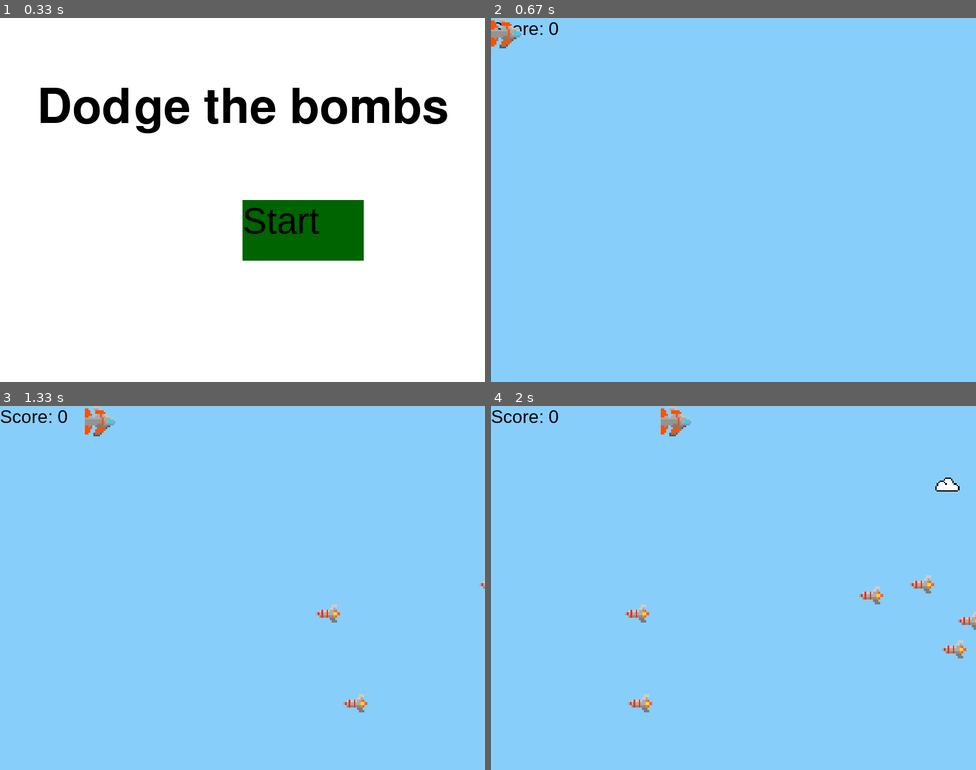
Above: before the commit, frames 1-4 (two rows, left to right).
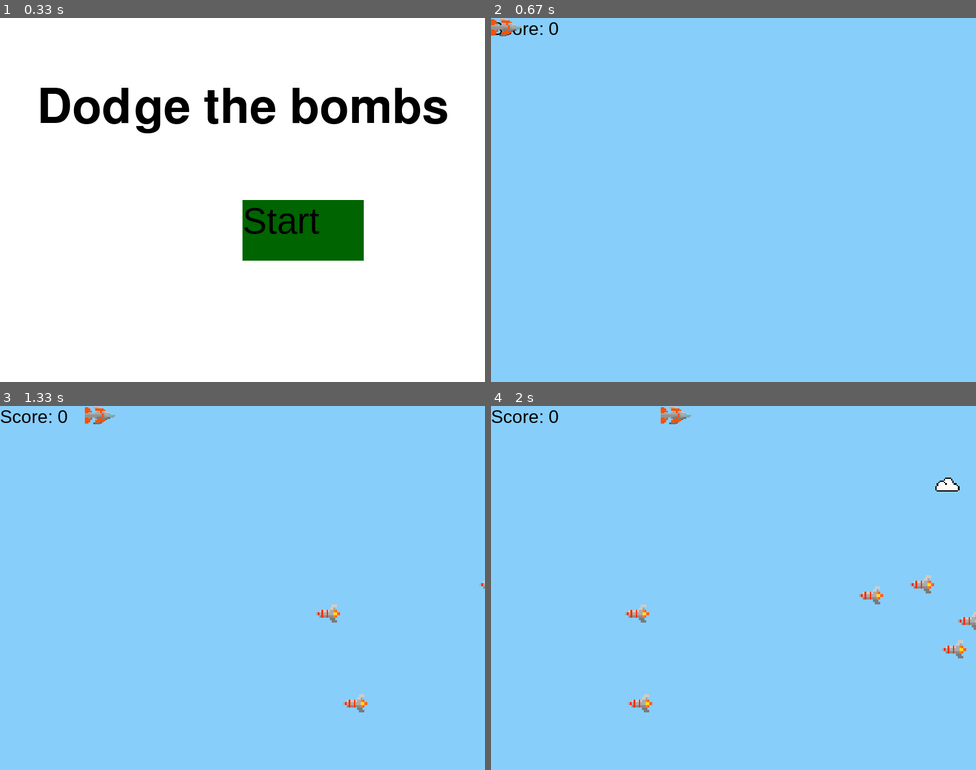
Above: after the commit, the same moments.

Repository: rhettredd/bombPygame
Game: pygame game, started from main.py
Same seed, same stepped clock (60 frames per second), same inputs: the game is played once before the commit and once after it.
Inputs (mouse positions are in pixels of both pictures, inside the frame that each line leads up to):
- Up to frame 1 (0.33 s): no input
- Up to frame 2 (0.67 s): tap Enter at 0.33 s
- Up to frame 3 (1.33 s): hold Right 0.67-1.13 s; move the mouse to (291, 613) at 0.7 s; hold Up from 1.17 s (still down)
- Up to frame 4 (2 s): release Up at 1.47 s; hold Right 1.5-1.97 s

Frame 1 is identical in both runs. In frame 2, 0.3% of the frame differs, in the area x 0-7%, y 0-9%; in frame 3, 0.3%; in frame 4, 0.3%.

Commit message:
Changed size of jet

Diff:
--- a/main.py
+++ b/main.py
@@ -51,7 +51,7 @@
     def __init__(self):
         super(Player, self).__init__()
         image = pygame.image.load("jet.png")
-        self.surf = pygame.transform.scale(image, (50,50))
+        self.surf = pygame.transform.scale(image, (50,30))
         self.surf.set_colorkey((255, 255, 255), RLEACCEL)
         self.rect = self.surf.get_rect()
 
